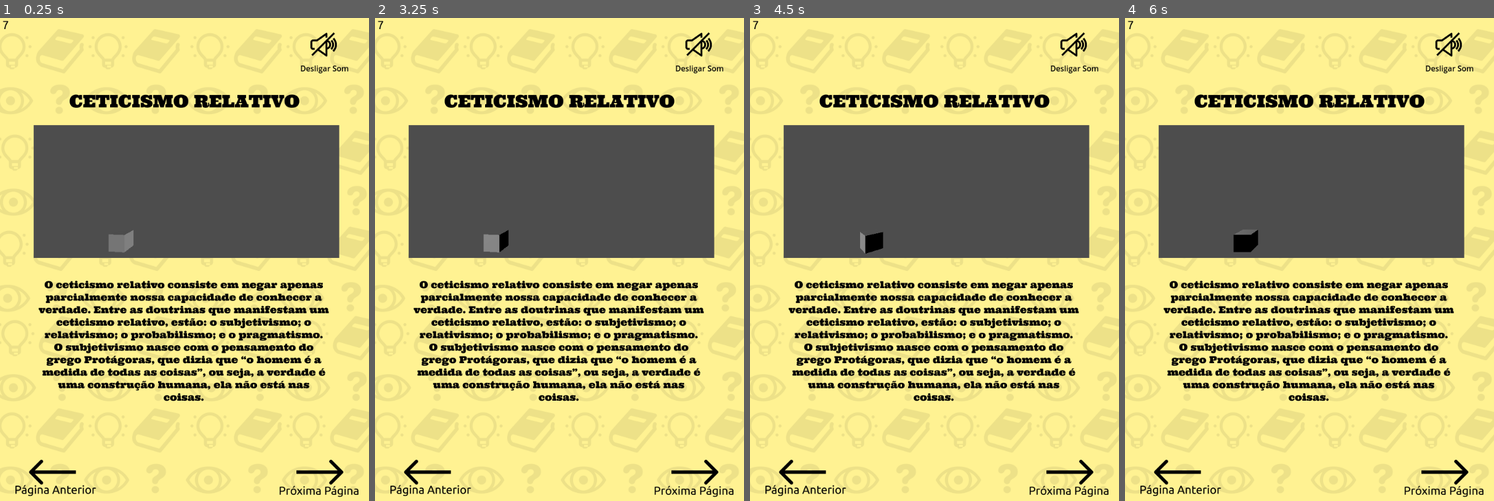
Above: before the commit, frames 1-4 (left to right).
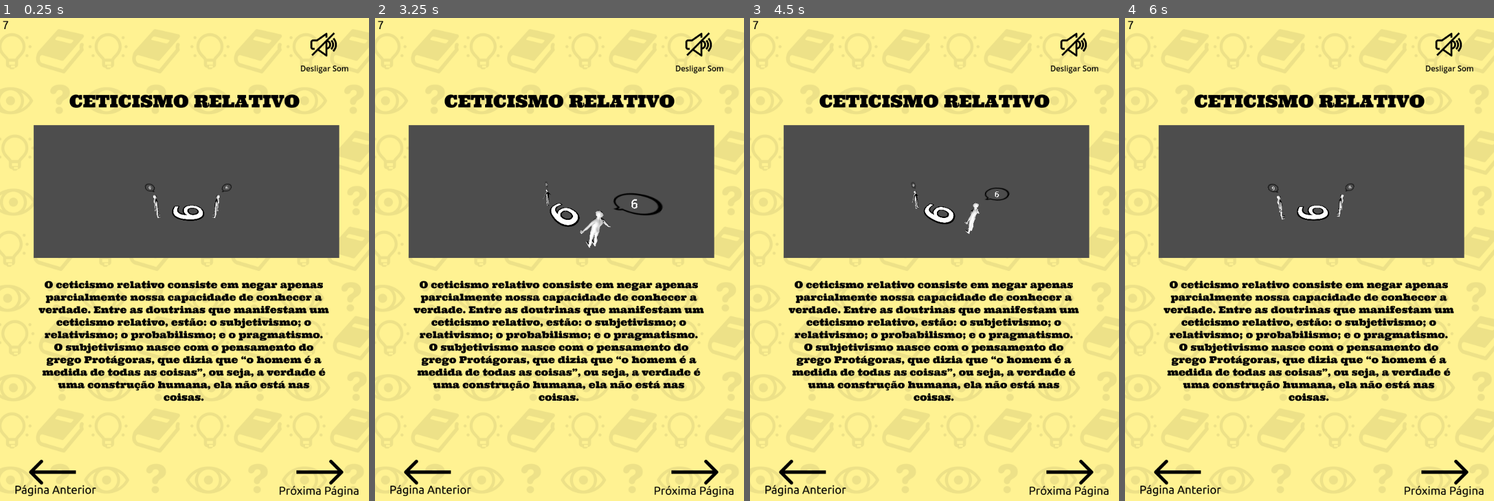
Above: after the commit, the same moments.

Repository: sandrovscarneiro/livro-interativo
Game: Godot game, scene res://cenas/pagina_7.tscn
The game is run twice, just before and just after one commit, with the same random seed, the same clock (stepped at 60 frames per second) and the same inputs. This scene is started directly instead of the project's main scene. Sound files missing from this copy of the repository are replaced by a short silence.
Inputs (mouse positions are in pixels of both pictures, inside the frame that each line leads up to):
- Up to frame 1 (0.25 s): no input
- Up to frame 2 (3.25 s): tap Enter at 0.5, 2.75 s; move the mouse to (640, 240) at 0.52 s; click (640, 240) at 0.67 s; tap Space at 1.25 s; drag from (485, 288) to (541, 360) at 1.27 s; move the mouse to (596, 158) at 2.02 s; click (596, 158) at 2.17 s; drag from (541, 360) to (448, 191) at 2.77 s
- Up to frame 3 (4.5 s): tap Space at 3.5 s; move the mouse to (1045, 336) at 3.52 s; click (1045, 336) at 3.67 s; tap Enter at 4.25 s; drag from (823, 191) to (879, 138) at 4.27 s
- Up to frame 4 (6 s): move the mouse to (1327, 264) at 5.02 s; click (1327, 264) at 5.17 s; tap Space at 5.75 s; drag from (1254, 138) to (1235, 288) at 5.77 s

The runs differ from the first frame. In frame 1, 0.5% of the frame differs, in the area x 29-63%, y 34-49%; in frame 2, 0.9%, in the area x 29-78%, y 34-49%; in frame 3, 0.6%; in frame 4, 0.6%.

Commit message:
mecânica da câmera adicionada

Diff:
--- a/cenas/pagina_7.tscn
+++ b/cenas/pagina_7.tscn
@@ -9,9 +9,12 @@
 [ext_resource type="Script" uid="uid://ealxwk1jt2js" path="res://scripts/btn_som.gd" id="5_ymvf6"]
 [ext_resource type="Script" uid="uid://d2187rgv385j5" path="res://scripts/audio_stream_player.gd" id="7_1lhl4"]
 [ext_resource type="Script" uid="uid://s1xo5kem3d4k" path="res://scripts/btn_pag_anterior.gd" id="7_fsfl7"]
-[ext_resource type="Script" uid="uid://4ounkdvpclir" path="res://scripts/node_3d.gd" id="10_1lhl4"]
+[ext_resource type="Script" uid="uid://c3kugbm7rosfv" path="res://scripts/pivot.gd" id="10_1lhl4"]
+[ext_resource type="PackedScene" uid="uid://c224xclkirp65" path="res://assets/imagens/Angry Point.fbx" id="11_ty1k5"]
+[ext_resource type="Texture2D" uid="uid://j46kp7y61uoe" path="res://assets/imagens/speech-bubble.png" id="12_4su6q"]
 
-[sub_resource type="BoxMesh" id="BoxMesh_ymvf6"]
+[sub_resource type="Environment" id="Environment_ty1k5"]
+background_mode = 2
 
 [node name="Pagina7" type="Node2D"]
 
@@ -67,15 +70,48 @@
 script = ExtResource("10_1lhl4")
 
 [node name="Camera3D" type="Camera3D" parent="SubViewportContainer/SubViewport/Node3D/pivot"]
-transform = Transform3D(1, 0, 0, 0, 1, 0, 0, 0, 1, 4, 3, 8)
-current = true
-fov = 54.22209
+transform = Transform3D(1, 0, 0, 0, 0.9626256, 0.27083567, 0, -0.27083567, 0.9626256, 0, 1.5, 2.5)
+fov = 110.0
+
+[node name="number" type="Label3D" parent="SubViewportContainer/SubViewport/Node3D"]
+transform = Transform3D(-4.371139e-08, -0.99999994, 0, 1.1924881e-08, -5.21253e-16, 0.99999994, -1, 4.3711385e-08, 1.192488e-08, 0, -0.5, 0)
+text = "6"
+font_size = 512
+outline_size = 64
+
+[node name="man_1" parent="SubViewportContainer/SubViewport/Node3D" instance=ExtResource("11_ty1k5")]
+transform = Transform3D(-15.000001, 0, 25.98076, 0, 29.999998, 0, -25.98076, 0, -15.000001, -2.5, 0, 0.5)
+
+[node name="man_2" parent="SubViewportContainer/SubViewport/Node3D" instance=ExtResource("11_ty1k5")]
+transform = Transform3D(-15.000002, 0, -25.980762, 0, 29.999998, 0, 25.980762, 0, -15.000002, 2.5, 0, 0.5)
+
+[node name="WorldEnvironment" type="WorldEnvironment" parent="SubViewportContainer/SubViewport/Node3D"]
+environment = SubResource("Environment_ty1k5")
 
 [node name="DirectionalLight3D" type="DirectionalLight3D" parent="SubViewportContainer/SubViewport/Node3D"]
-transform = Transform3D(0.5957489, -0.30033904, 0.7449023, 0.18919292, 0.95383054, 0.2332669, -0.7805698, 0.0019617751, 0.6250655, 0, 0.68549645, -0.052994013)
 
-[node name="MeshInstance3D" type="MeshInstance3D" parent="SubViewportContainer/SubViewport/Node3D"]
-mesh = SubResource("BoxMesh_ymvf6")
+[node name="bubble" type="Sprite3D" parent="SubViewportContainer/SubViewport/Node3D"]
+transform = Transform3D(0.1, 0, 0, 0, 0.1, 0, 0, 0, 0.1, 2.2, 1, 0)
+texture = ExtResource("12_4su6q")
+
+[node name="Label3D" type="Label3D" parent="SubViewportContainer/SubViewport/Node3D/bubble"]
+transform = Transform3D(1, 0, 0, 0, 1, 0, 0, 0, 1, 0.5587826, -1.521944, 0)
+billboard = 1
+text = "6
+
+"
+font_size = 512
+
+[node name="bubble2" type="Sprite3D" parent="SubViewportContainer/SubViewport/Node3D"]
+transform = Transform3D(0.1, 0, 0, 0, 0.1, 0, 0, 0, 0.1, -2, 1, 0)
+flip_h = true
+texture = ExtResource("12_4su6q")
+
+[node name="Label3D" type="Label3D" parent="SubViewportContainer/SubViewport/Node3D/bubble2"]
+billboard = 1
+text = "9
+"
+font_size = 512
 
 [connection signal="pressed" from="btn_prox_pagina" to="btn_prox_pagina" method="_on_pressed"]
 [connection signal="pressed" from="btn_som" to="btn_som" method="_on_pressed"]
--- a/scripts/node_3d.gd
+++ /dev/null
@@ -1,5 +0,0 @@
-extends Node3D
-
-func _process(delta):
-	rotation_degrees.y += 30 * delta
-	print("Pivot rot:", rotation_degrees)
--- /dev/null
+++ b/scripts/pivot.gd
@@ -0,0 +1,9 @@
+extends Node3D
+@onready var camera = $Camera3D; var sensibilidade = 0.009;
+
+func _process(_delta: float) -> void:
+	pass
+
+func _input(event):
+	if event is InputEventScreenDrag:
+		rotate_y(-event.relative.x*sensibilidade)
Binary file added: assets/imagens/Angry Point.fbx
Not shown, added: assets/imagens/Angry Point.fbx.import
Binary file added: assets/imagens/speech-bubble.png
Not shown, added: assets/imagens/speech-bubble.png.import
Not shown: 1 places in cenas/pagina_7.tscn that only renumber resources
Not shown, removed: scripts/node_3d.gd.uid
Not shown, added: scripts/pivot.gd.uid
Not shown, changed: racionalismo-empirismo-4.apk
Not shown, changed: racionalismo-empirismo-4.apk.idsig
